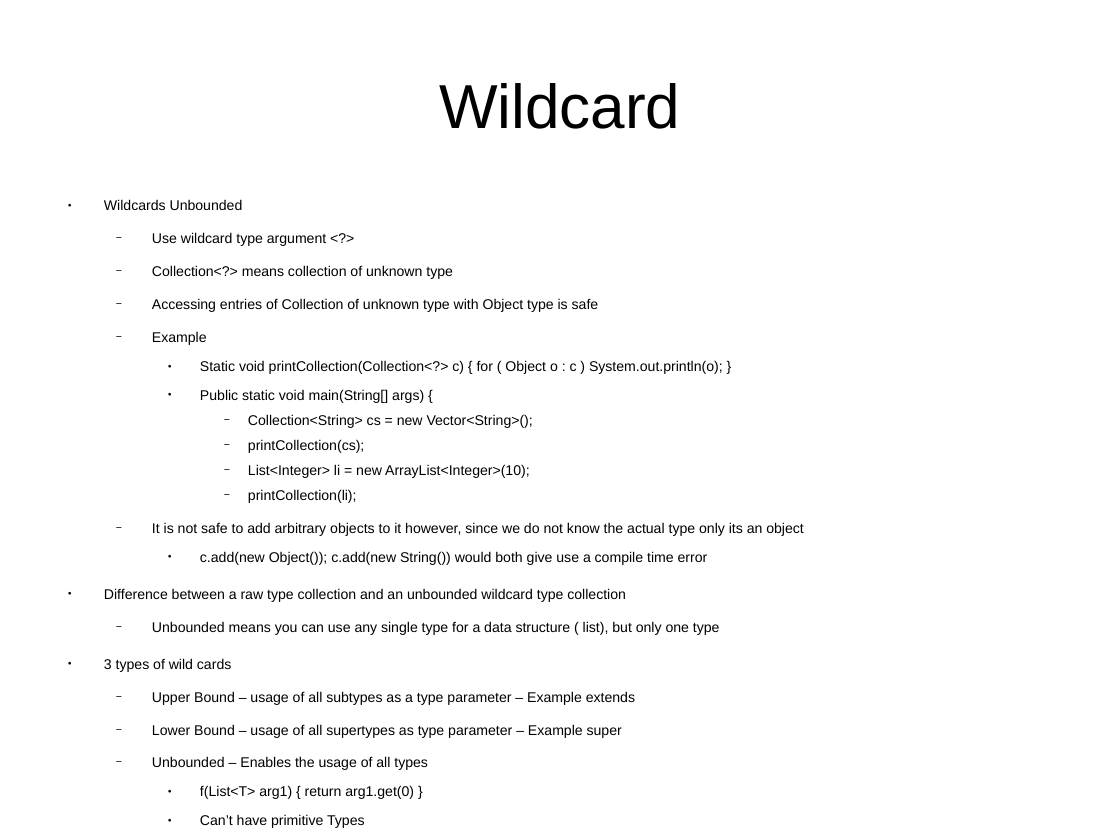
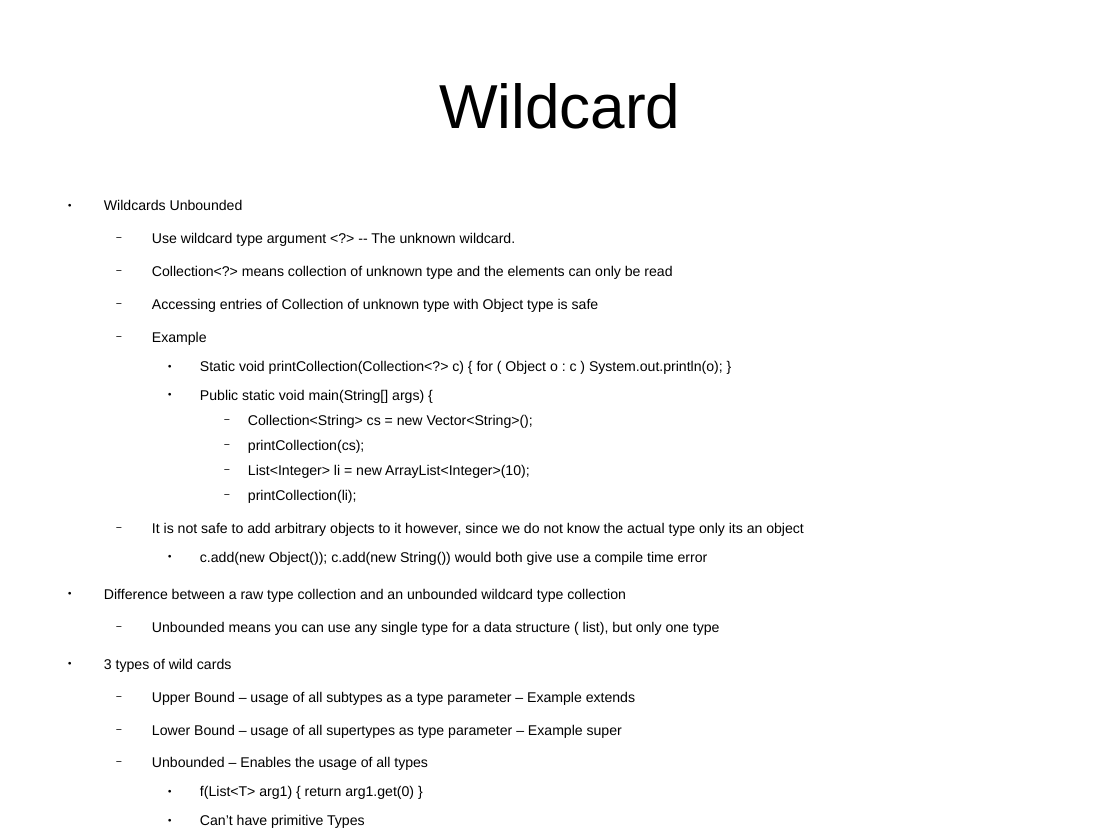
Before and after one commit to CharlesStockman/notesFromCourses, a slide deck: slide 11 of java/core/03_collections.odp. Drawn at 1120x840 pixels with LibreOffice and Linux fonts; fonts in the diff are those of the drawing. Boxes give left, top, right and bottom in pixels: in the first picture for what was removed or moved away, otherwise in the second. Text is boxed around its words. In the diff, an @@ line names an element or a change of style, - is before the commit and + after.

```diff
--- a/java/core/03_collections.odp
+++ b/java/core/03_collections.odp
@@ text at [152,232,672,279]: text changed @@
-  − Use wildcard type argument <?>
-  − Collection<?> means collection of unknown type
+  − Use wildcard type argument <?> -- The unknown wildcard.
+  − Collection<?> means collection of unknown type and the elements can only be read
```
Also in this commit, not shown: 1 other slide changed, 18 other files.
